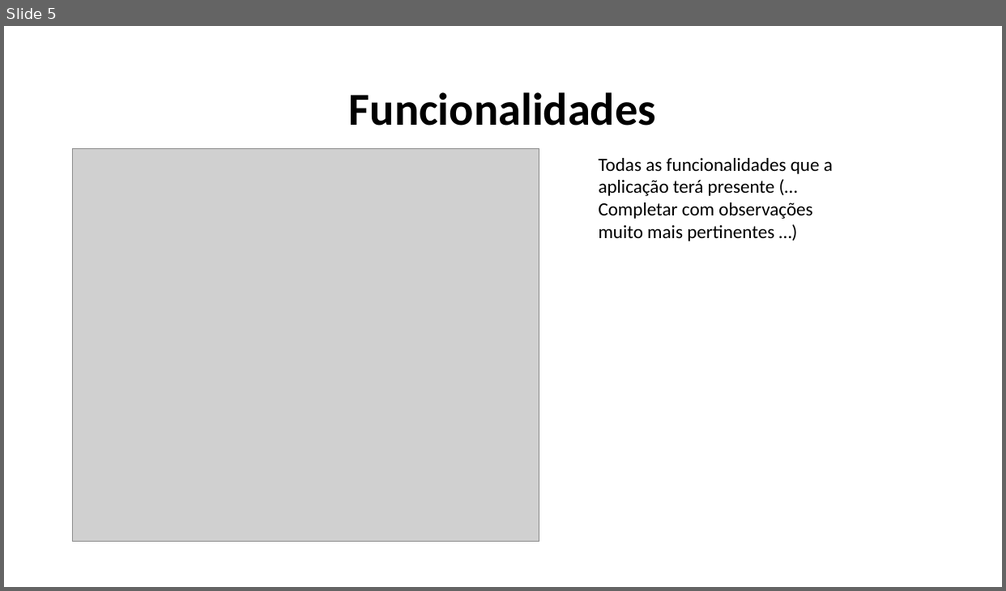
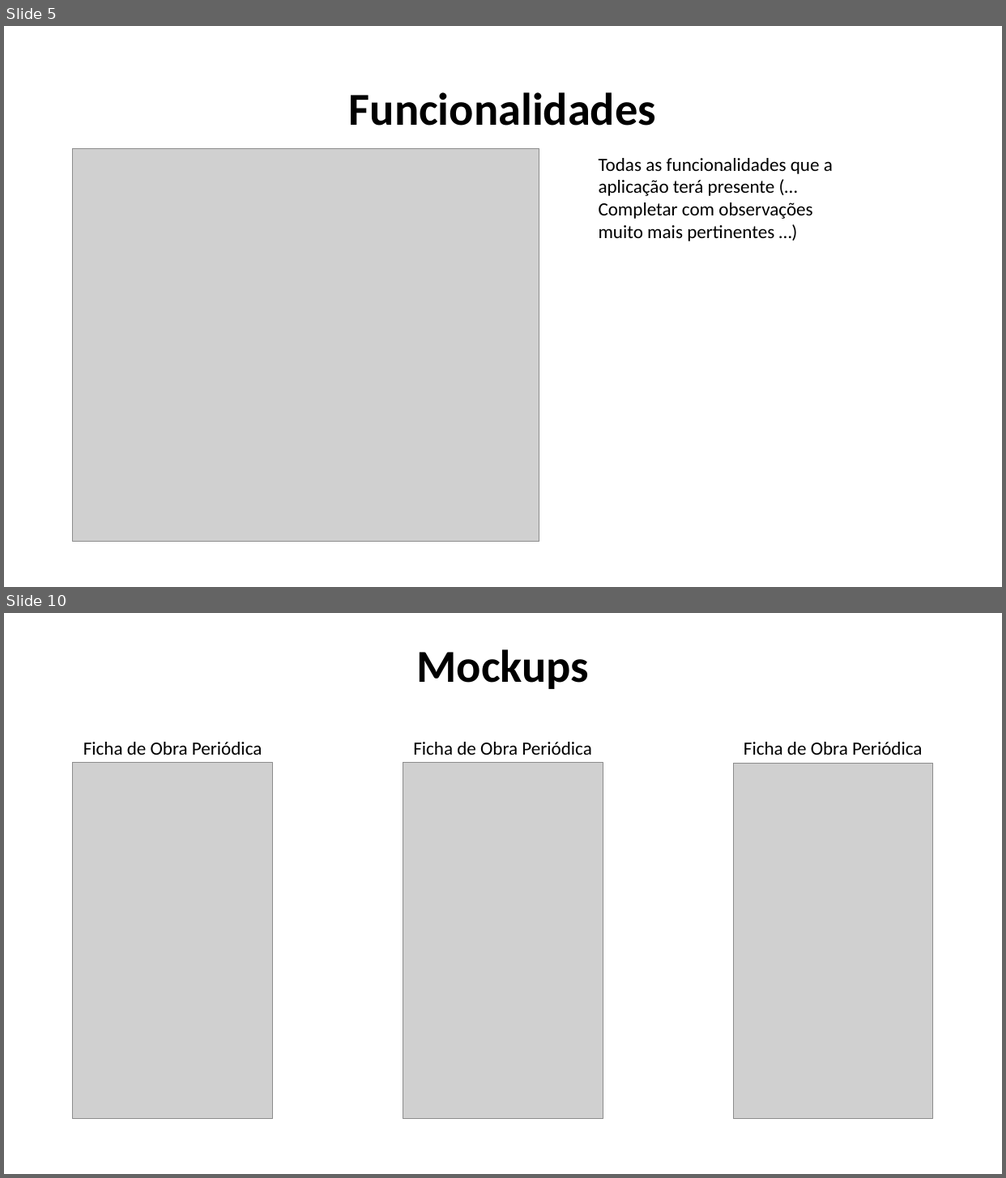
Before and after one commit to 2180622/IPL_PSI_ProjetoFinal_SARAMAGO, a slide deck: Documentacao/Especificacao_Sistema_Informacao/AndroidPowerPoint.pptx. Shown one above the other, each under a label of ours: slide 5 before the commit, slides 5 and 10 after it; the slides between them are not shown. The pictures are 1006x591 and 1006x1178 pixels, drawn with LibreOffice and Linux fonts; fonts in the diff are those of the drawing; grey boxes stand for pictures. Boxes give left, top, right and bottom in pixels: in the first picture for what was removed or moved away, otherwise in the second. Text is boxed around its words. In the diff, an @@ line names an element or a change of style, - is before the commit and + after.

```diff
--- a/Documentacao/Especificacao_Sistema_Informacao/AndroidPowerPoint.pptx
+++ b/Documentacao/Especificacao_Sistema_Informacao/AndroidPowerPoint.pptx
@@ slide 10 added at bbox=[4, 613, 1002, 1174], background #FFFFFF @@
@@ text added at bbox=[417, 649, 590, 689], 44 pt, text #000000, bold @@
+Mockups
@@ text added at bbox=[83, 742, 262, 755], 18 pt, text #000000 @@
+Ficha de Obra Periódica
@@ text added at bbox=[413, 742, 591, 755], 18 pt, text #000000 @@
+Ficha de Obra Periódica
@@ text added at bbox=[744, 742, 922, 755], 18 pt, text #000000 @@
+Ficha de Obra Periódica
@@ picture added at bbox=[73, 763, 274, 1119] @@
@@ picture added at bbox=[403, 763, 603, 1119] @@
@@ picture added at bbox=[733, 764, 933, 1119] @@
```
Also in this commit, not shown: 1 slide changed, 5 other slides added, 2 slides removed.
